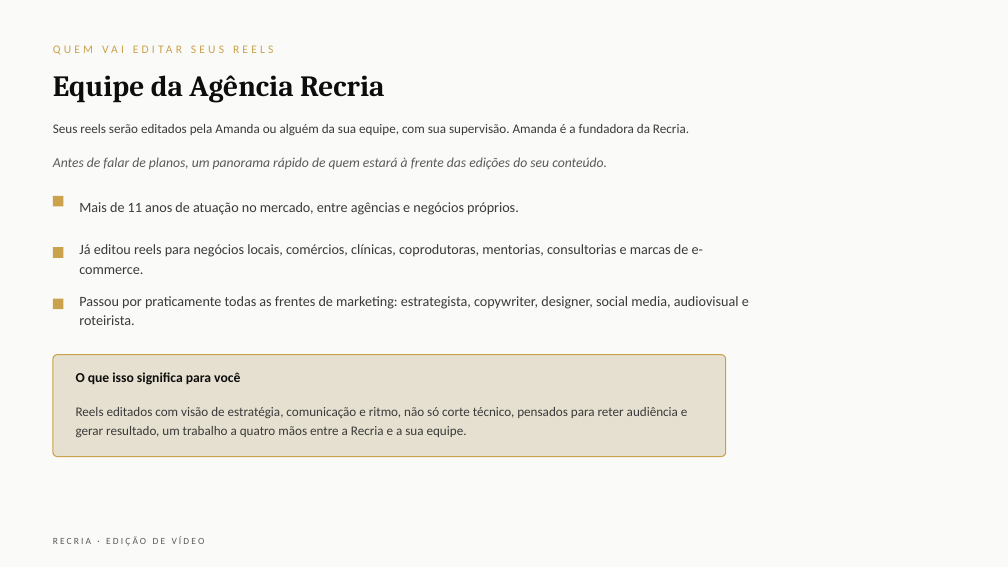
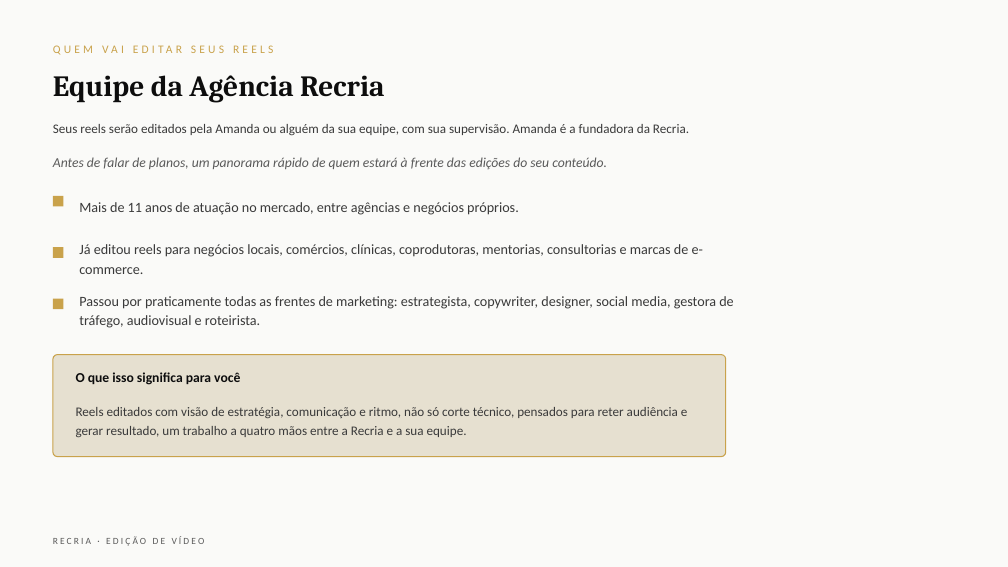
Before and after one commit to queridagratidao/recria-clientes, a slide deck: slide 2 of propostas/Recria - Proposta Edicao de Video.pptx. Drawn at 1008x567 pixels with LibreOffice and Linux fonts; fonts in the diff are those of the drawing. Boxes give left, top, right and bottom in pixels: in the first picture for what was removed or moved away, otherwise in the second. Text is boxed around its words. In the diff, an @@ line names an element or a change of style, - is before the commit and + after.

```diff
--- a/propostas/Recria - Proposta Edicao de Video.pptx
+++ b/propostas/Recria - Proposta Edicao de Video.pptx
@@ text at [79, 296, 733, 328]: text changed @@
-Passou por praticamente todas as frentes de marketing: estrategista, copywriter, designer, social media, audiovisual e roteirista.
+Passou por praticamente todas as frentes de marketing: estrategista, copywriter, designer, social media, gestora de tráfego, audiovisual e roteirista.
```
Also in this commit, not shown: 2 other slides changed, 1 other file.
